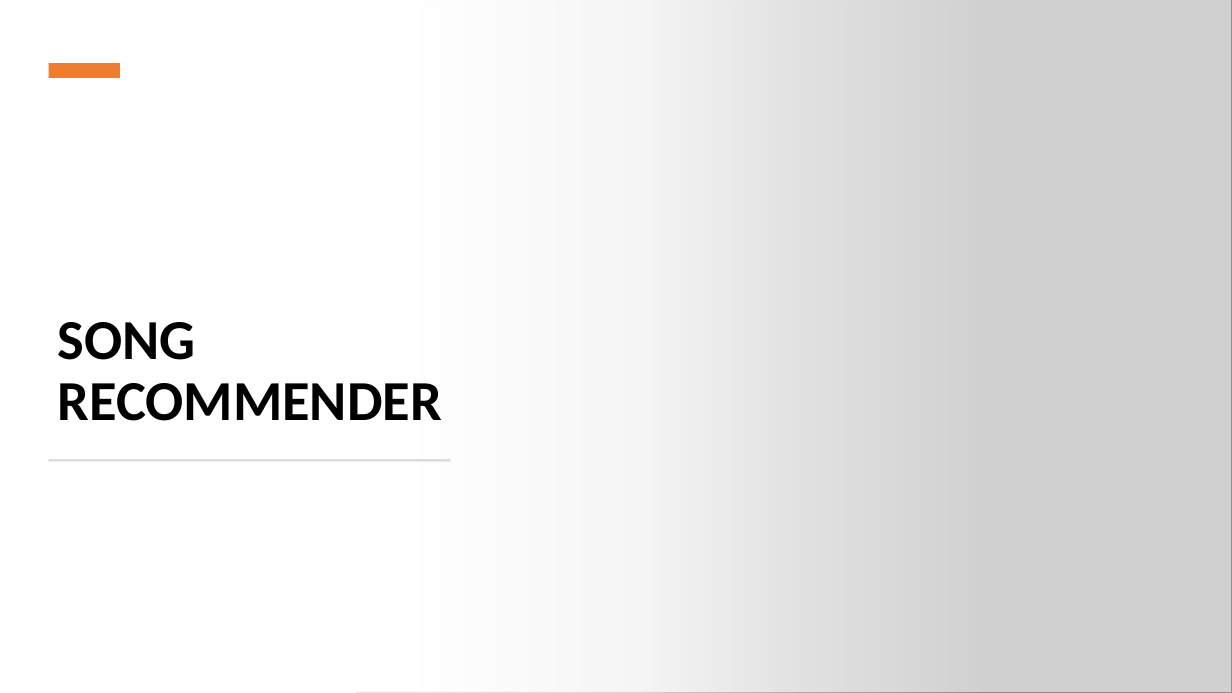
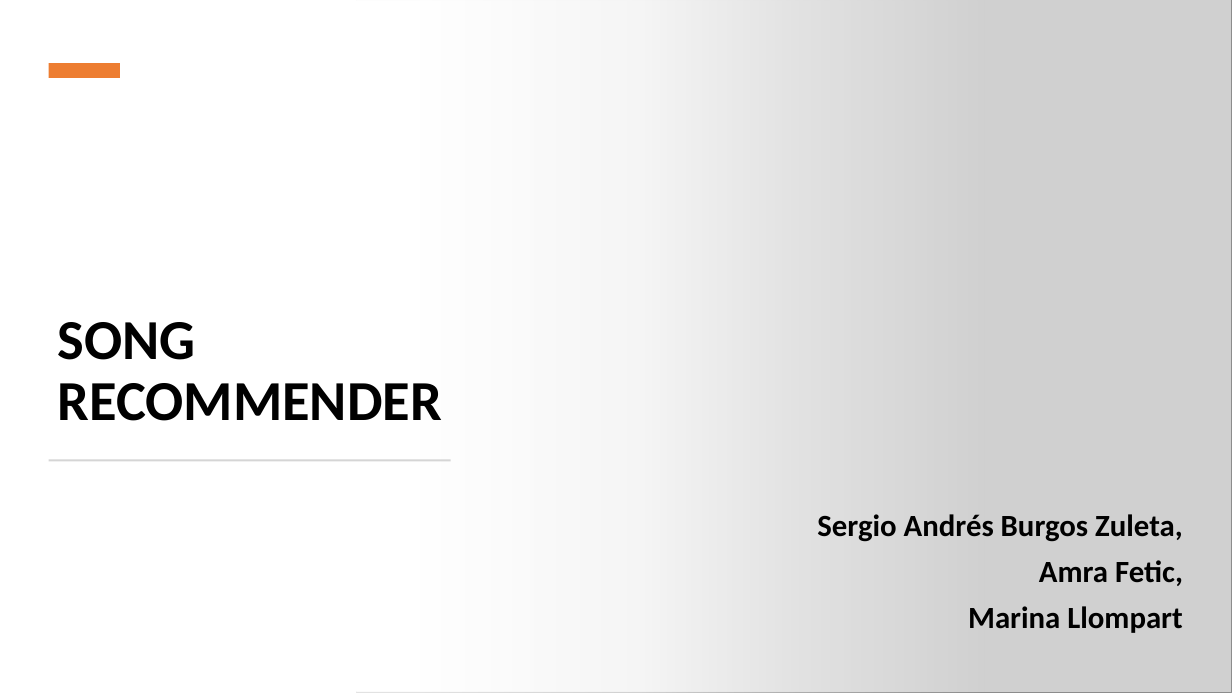
Before and after one commit to marina-lc16/Song_recomender1, a slide deck: slide 1 of Slides/song_recommender_slides (1).pptx. Drawn at 1232x693 pixels with LibreOffice and Linux fonts; fonts in the diff are those of the drawing; grey boxes stand for pictures. Boxes give left, top, right and bottom in pixels: in the first picture for what was removed or moved away, otherwise in the second. Text is boxed around its words. In the diff, an @@ line names an element or a change of style, - is before the commit and + after.

```diff
--- a/Slides/song_recommender_slides (1).pptx
+++ b/Slides/song_recommender_slides (1).pptx
@@ text added at box(817, 514, 1183, 633), 24 pt, text #000000, bold @@
+Sergio Andrés Burgos Zuleta,
+Amra Fetic,
+Marina Llompart
```
Also in this commit, not shown: 3 other slides changed.
